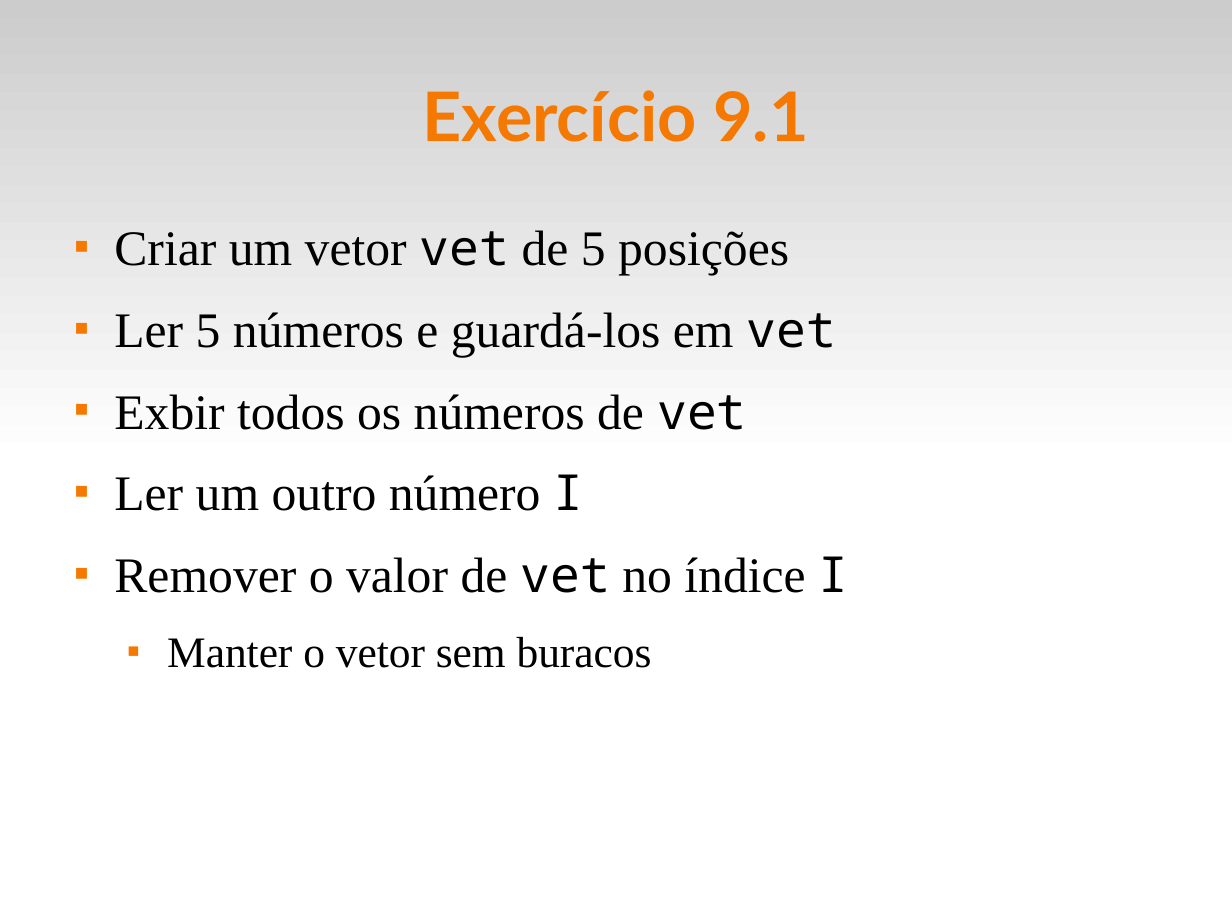
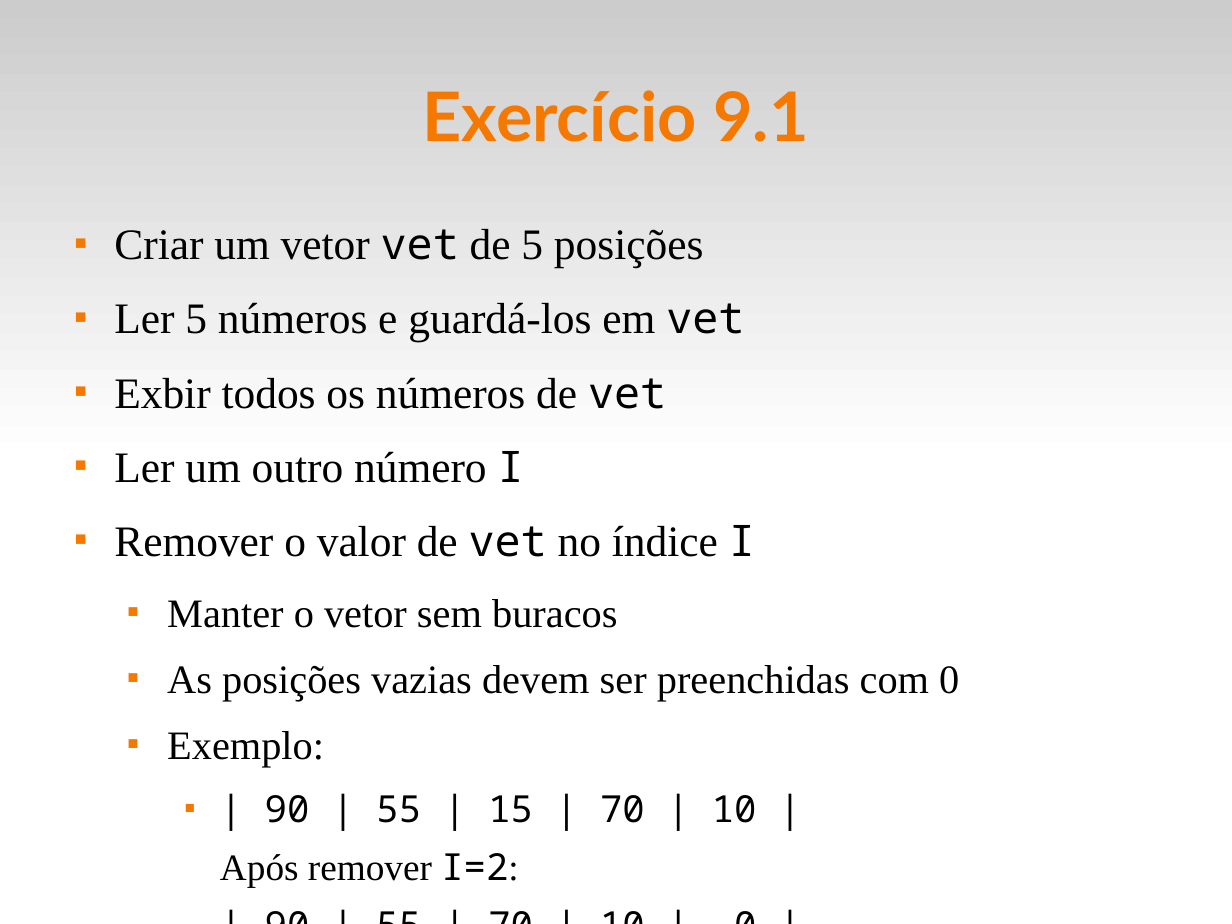
Before and after one commit to fsantanna-uerj/LP1, a slide deck: slide 3 of Slides/lp1-09-listas.odp. Drawn at 1232x924 pixels with LibreOffice and Linux fonts; fonts in the diff are those of the drawing. Boxes give left, top, right and bottom in pixels: in the first picture for what was removed or moved away, otherwise in the second. Text is boxed around its words. In the diff, an @@ line names an element or a change of style, - is before the commit and + after.

```diff
--- a/Slides/lp1-09-listas.odp
+++ b/Slides/lp1-09-listas.odp
@@ text at box(114, 229, 755, 628): size 32 to 28 pt in "Criar um vetor vet de 5 posições", "Ler 5 números e guardá-los em vet", "Exbir todos os números de vet", "Ler um outro número I" and 1 more places; size 28 to 26 pt in "Manter o vetor sem buracos" @@
@@ text at box(167, 665, 959, 887): paragraphs added @@
+  ■ As posições vazias devem ser preenchidas com 0
+  ■ Exemplo:
+    ■ | 90 | 55 | 15 | 70 | 10 |
+    Após remover I=2:
+    | 90 | 55 | 70 | 10 | 0 |
```
Also in this commit, not shown: 2 other slides changed, 4 other files.
